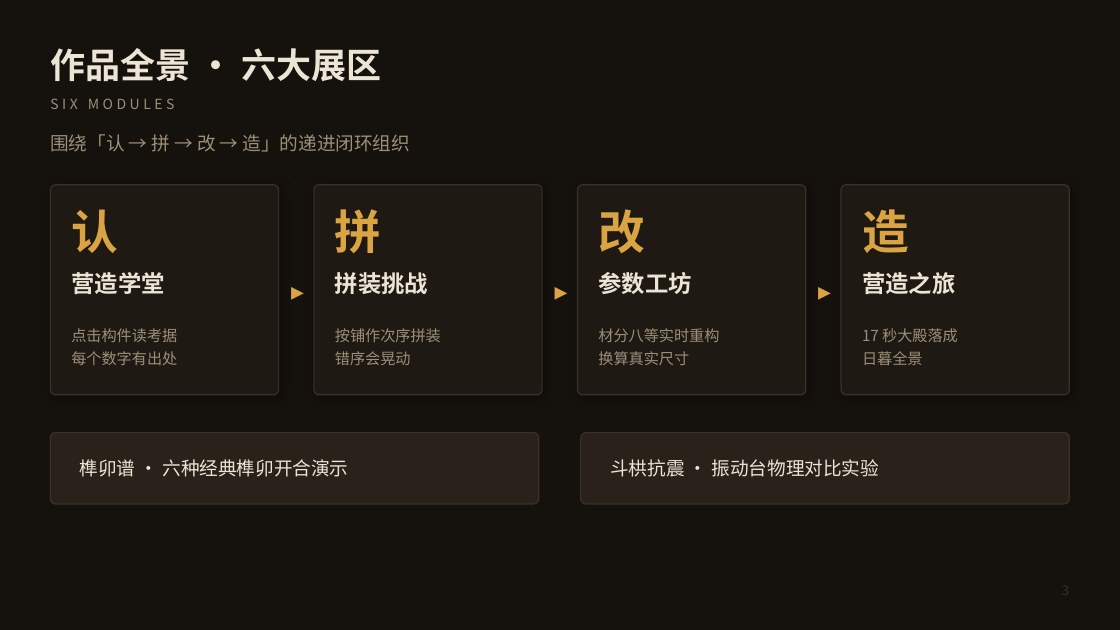
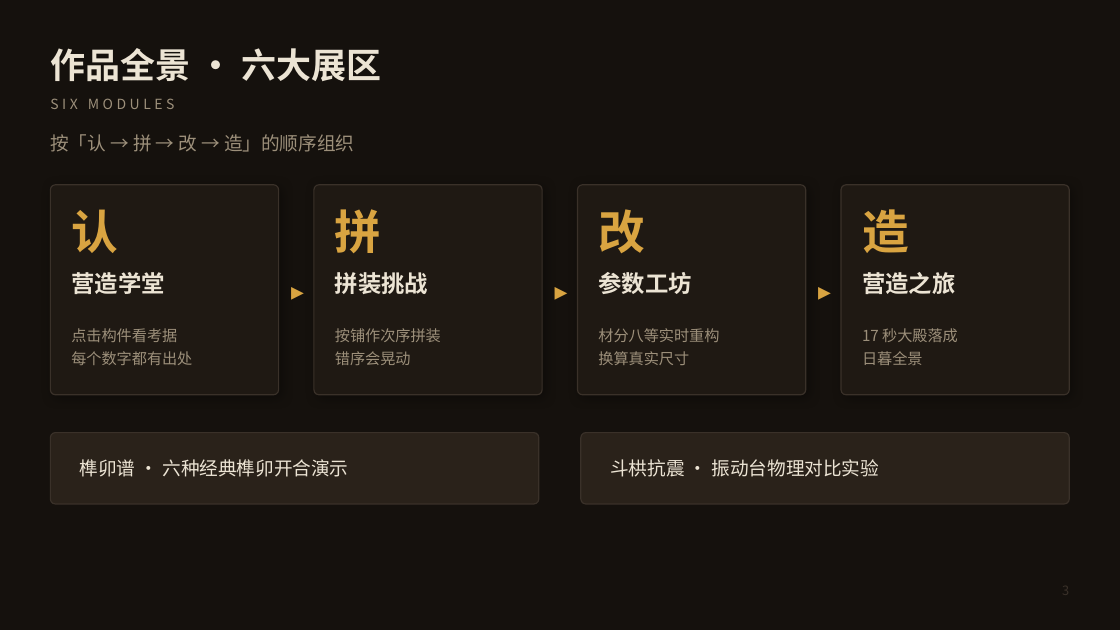
Before and after one commit to honggong123/yingzao, a slide deck: slide 3 of docs/答辩PPT.pptx. Drawn at 1120x630 pixels with LibreOffice and Linux fonts; fonts in the diff are those of the drawing. Boxes give left, top, right and bottom in pixels: in the first picture for what was removed or moved away, otherwise in the second. Text is boxed around its words. In the diff, an @@ line names an element or a change of style, - is before the commit and + after.

```diff
--- a/docs/答辩PPT.pptx
+++ b/docs/答辩PPT.pptx
@@ text at (50,134,354,152): text changed @@
-围绕「认 → 拼 → 改 → 造」的递进闭环组织
+按「认 → 拼 → 改 → 造」的顺序组织
@@ text at (71,328,192,365): text changed @@
-点击构件读考据
-每个数字有出处
+点击构件看考据
+每个数字都有出处
```
Also in this commit, not shown: 9 other slides changed, 7 other files.
